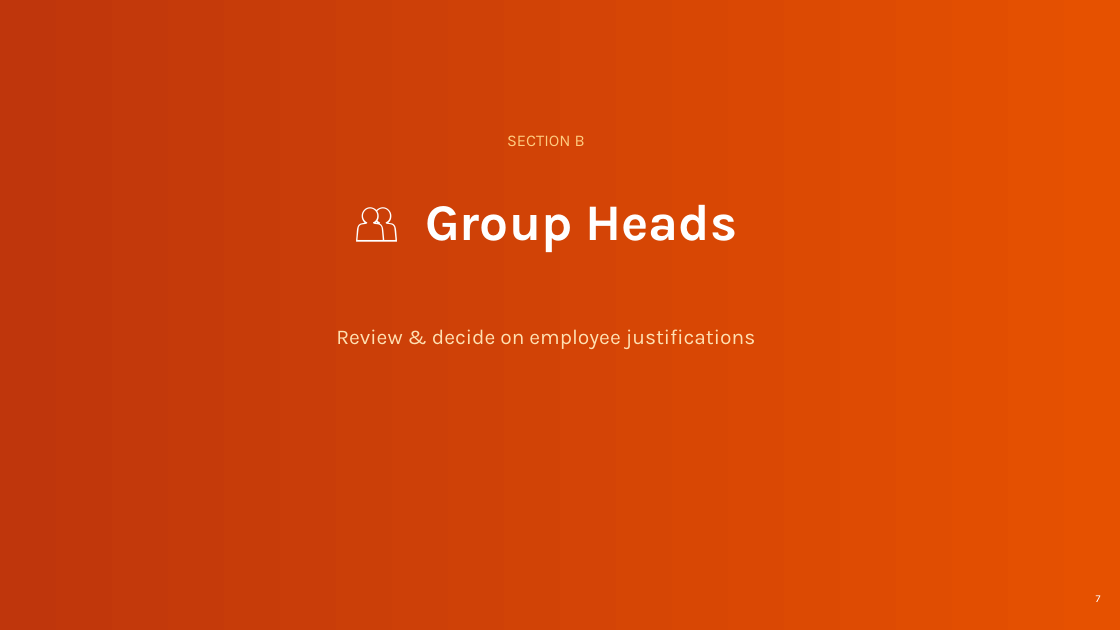
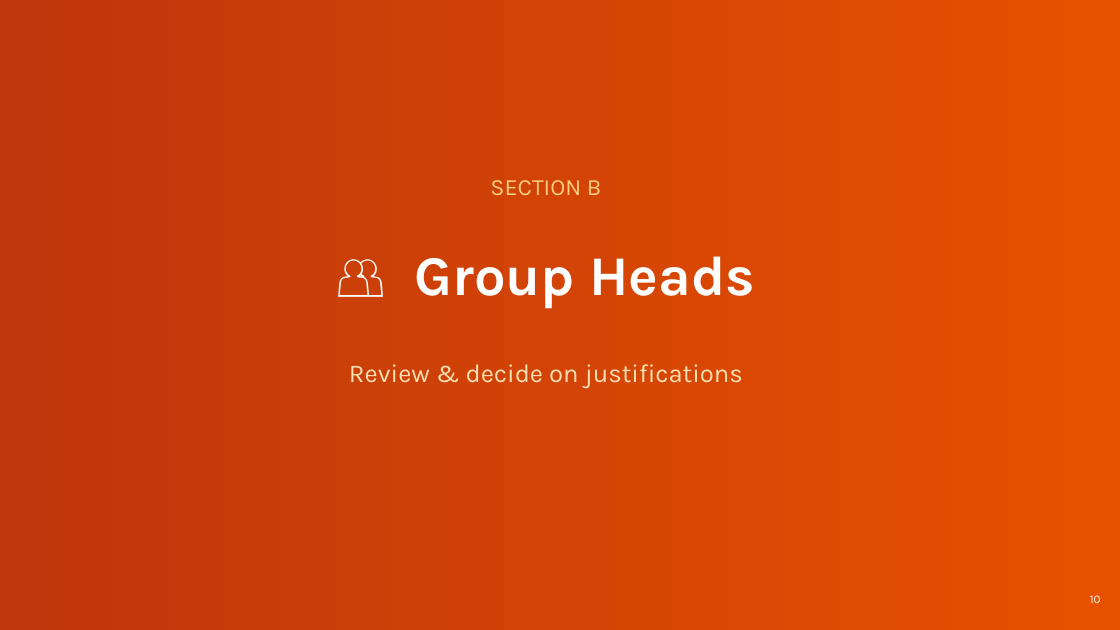
Before and after one commit to VijayGPT2023/Biometric-attendance, a slide deck: slide 10 of docs/NPC_Biometric_v2.pptx (slide 9 before the commit). Drawn at 1120x630 pixels with LibreOffice and Linux fonts; fonts in the diff are those of the drawing. Boxes give left, top, right and bottom in pixels: in the first picture for what was removed or moved away, otherwise in the second. Text is boxed around its words. In the diff, an @@ line names an element or a change of style, - is before the commit and + after.

```diff
--- a/docs/NPC_Biometric_v2.pptx
+++ b/docs/NPC_Biometric_v2.pptx
@@ text "SECTION B": place and size @@
-text "SECTION B" at <box>507,135,585,146</box>
+text "SECTION B" at <box>490,180,601,195</box>
@@ text "SECTION B" at <box>490,180,601,195</box>: size 14 to 20 pt; more space between paragraphs @@
@@ text "👥 Group Heads": place and size @@
-text "👥 Group Heads" at <box>425,204,738,252</box>
+text "👥 Group Heads" at <box>414,256,755,309</box>
@@ text "👥 Group Heads" at <box>414,256,755,309</box>: size 44 to 48 pt; more space between paragraphs @@
@@ text at <box>349,364,743,388</box>: text changed; size 18 to 22 pt @@
-Review & decide on employee justifications
+Review & decide on justifications
@@ text added at <box>1090,595,1101,603</box>, 10 pt, text #FFFFFF @@
+10
@@ text removed at <box>1096,595,1101,602</box> @@
-7
```
Also in this commit, not shown: 12 other slides changed, 5 slides added, 5 slides removed, 1 other file.
